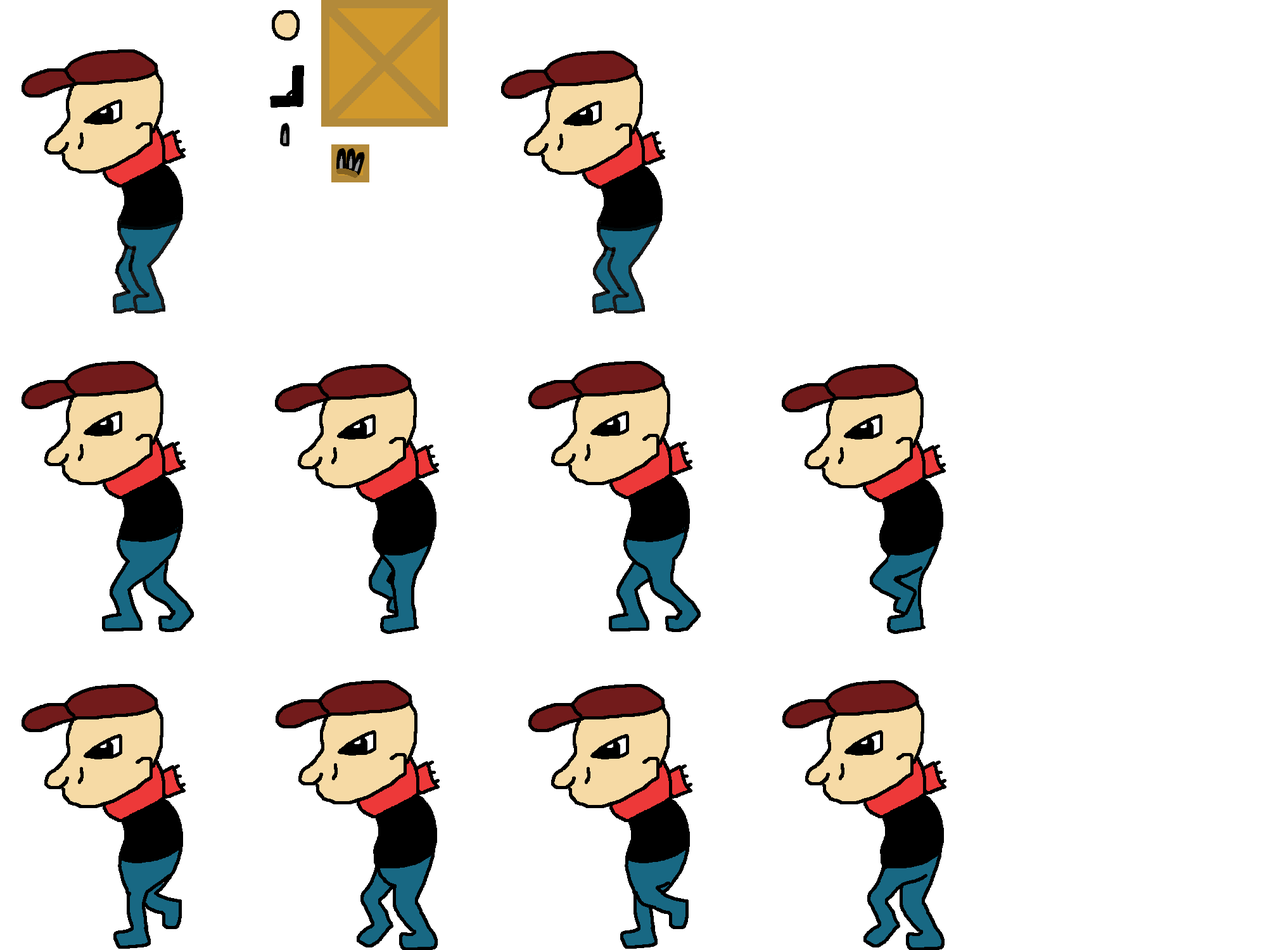
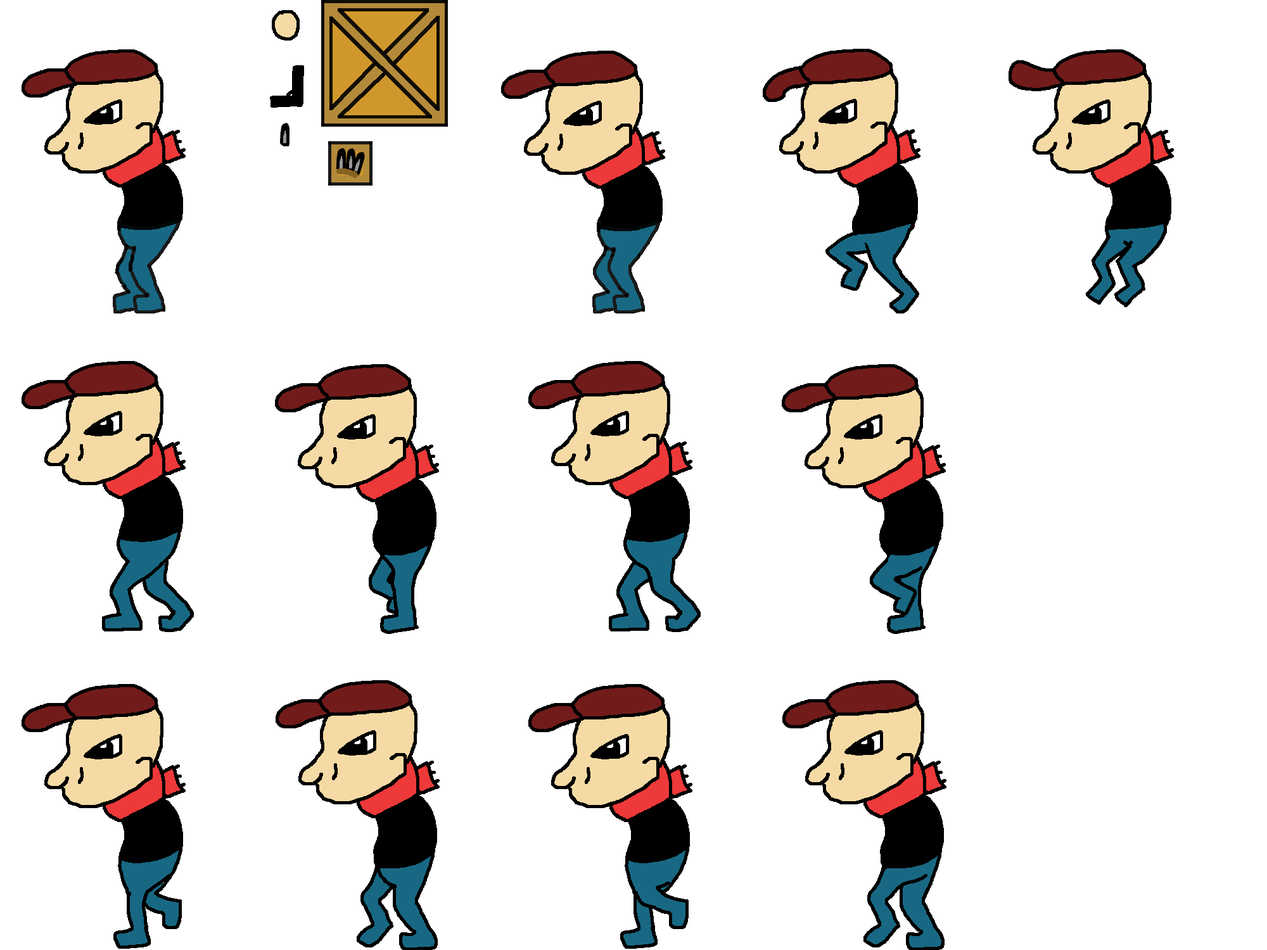
Layers edited between the first and the second 1267x950 image:
renamed "Bild-kopia #1" to "Bild-kopia #3", painted on it over [321, 0, 1174, 314]
